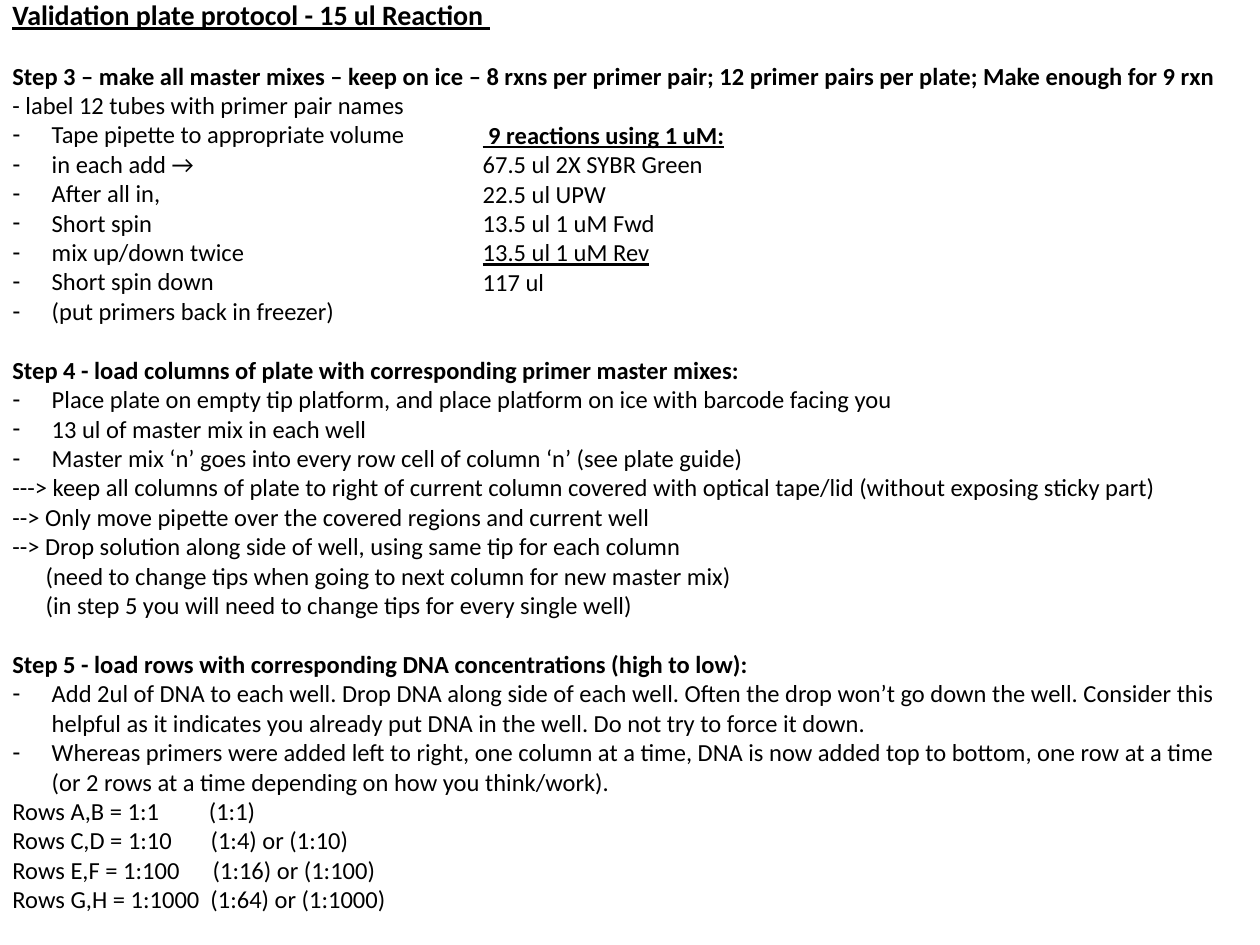
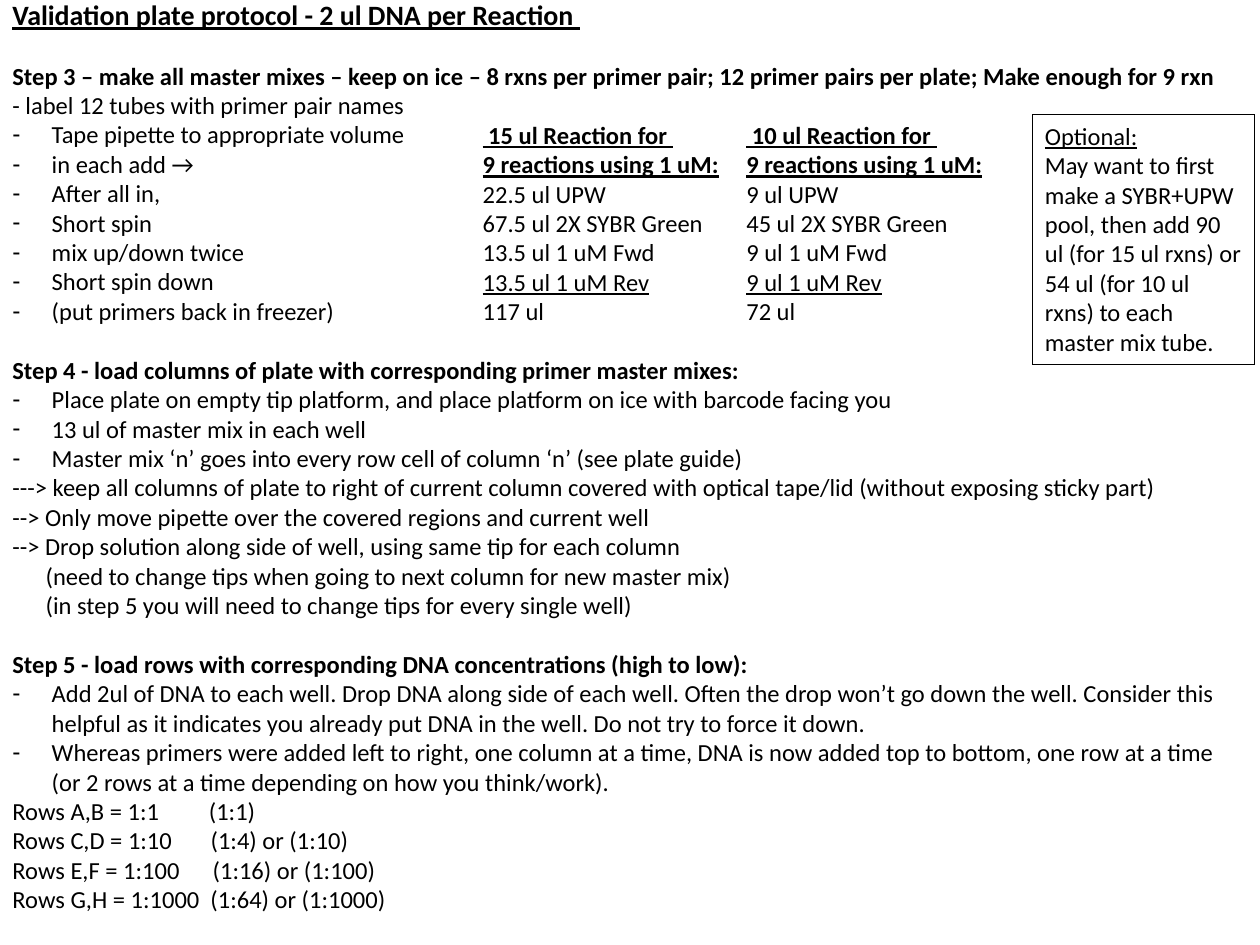
Before and after one commit to JohnUrban/sciara-project-tools, a slide deck: slide 5 of qpcr/qPCR-validation-protocol-template.pptx (slide 4 before the commit). Drawn at 1260x945 pixels with LibreOffice and Linux fonts; fonts in the diff are those of the drawing. Boxes give left, top, right and bottom in pixels: in the first picture for what was removed or moved away, otherwise in the second. Text is boxed around its words. In the diff, an @@ line names an element or a change of style, - is before the commit and + after.

```diff
--- a/qpcr/qPCR-validation-protocol-template.pptx
+++ b/qpcr/qPCR-validation-protocol-template.pptx
@@ text at box(12, 5, 573, 30): text changed @@
-Validation plate protocol - 15 ul Reaction
+Validation plate protocol - 2 ul DNA per Reaction
@@ rectangle added at box(1032, 115, 1255, 365), outline #000000 0.75 pt, 14 pt, text #000000 @@
+Optional:
+May want to first make a SYBR+UPW pool, then add 90 ul (for 15 ul rxns) or 54 ul (for 10 ul rxns) to each master mix tube.
@@ text at box(488, 126, 667, 148): paragraph added @@
+15 ul Reaction for
@@ text added at box(746, 126, 982, 320), 14 pt, text #000000, underline @@
+10 ul Reaction for
+9 reactions using 1 uM:
+9 ul UPW
+45 ul 2X SYBR Green
+9 ul 1 uM Fwd
+9 ul 1 uM Rev
+72 ul
```
Also in this commit, not shown: 4 other slides changed, 1 slide added, 4 other files.
